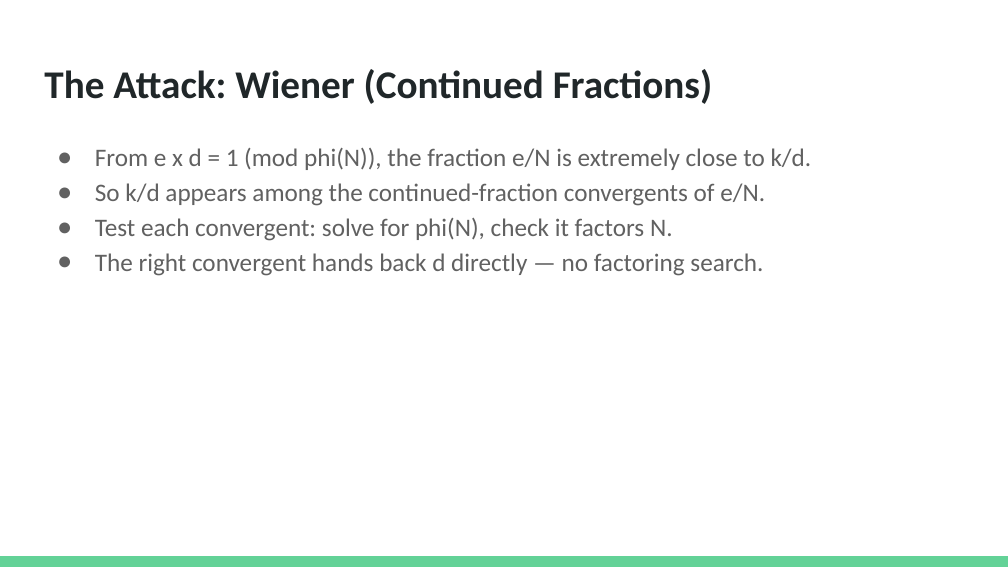
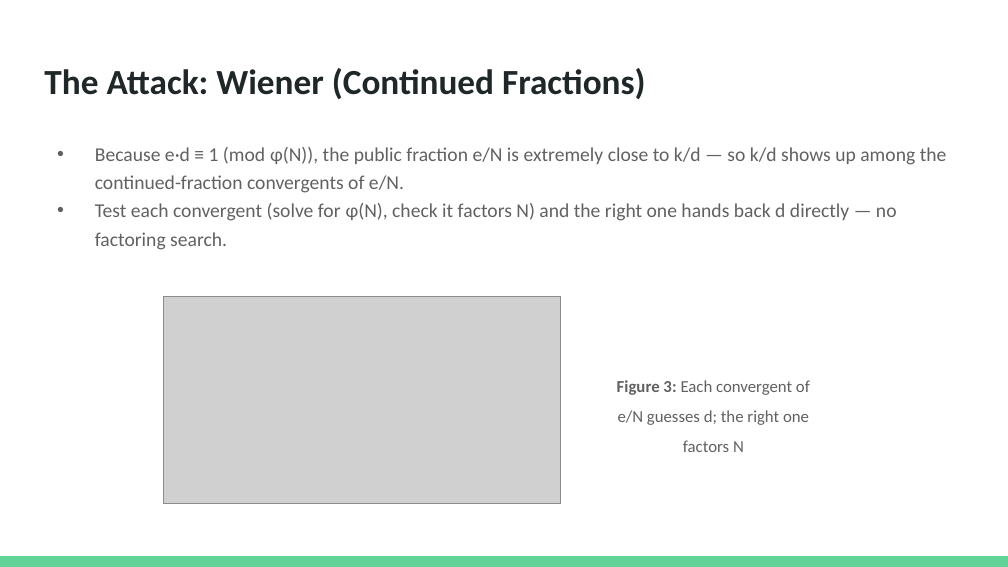
Before and after one commit to nalydch00/SC4010, a slide deck: slide 9 of Weak_RSA_Presentation.pptx. Drawn at 1008x567 pixels with LibreOffice and Linux fonts; fonts in the diff are those of the drawing; grey boxes stand for pictures. Boxes give left, top, right and bottom in pixels: in the first picture for what was removed or moved away, otherwise in the second. Text is boxed around its words. In the diff, an @@ line names an element or a change of style, - is before the commit and + after.

```diff
--- a/Weak_RSA_Presentation.pptx
+++ b/Weak_RSA_Presentation.pptx
@@ title "The Attack: Wiener (Continued Fractions)" at box(44, 68, 646, 99): size 28 to 25.2 pt @@
@@ text at box(95, 147, 947, 250): text changed; size 18 to 14 pt @@
-● From e x d = 1 (mod phi(N)), the fraction e/N is extremely close to k/d.
-● So k/d appears among the continued-fraction convergents of e/N.
-● Test each convergent: solve for phi(N), check it factors N.
-● The right convergent hands back d directly — no factoring search.
+• Because e·d ≡ 1 (mod φ(N)), the public fraction e/N is extremely close to k/d — so k/d shows up among the continued-fraction convergents of e/N.
+• Test each convergent (solve for φ(N), check it factors N) and the right one hands back d directly — no factoring search.
@@ picture added at box(163, 296, 560, 504) @@
@@ text added at box(617, 380, 810, 452), 12 pt, text #616161 @@
+Figure 3: Each convergent of e/N guesses d; the right one factors N
```
Also in this commit, not shown: 11 other slides changed, 2 slides added, 1 slide removed, 1 other file.
